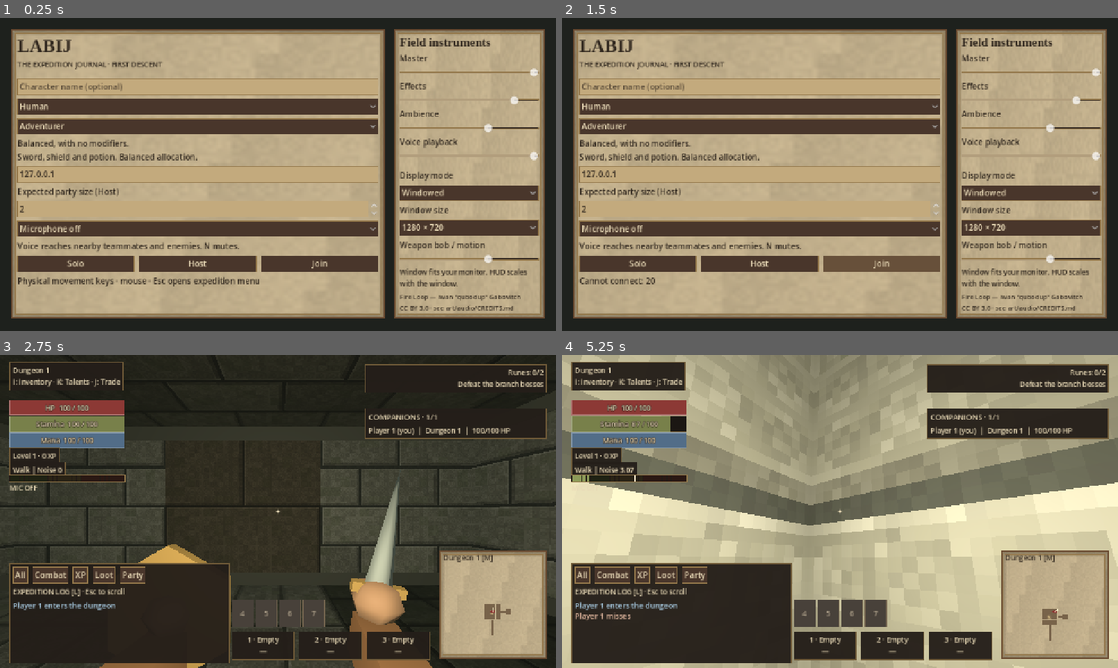
Above: before the commit, frames 1-4 (two rows, left to right).
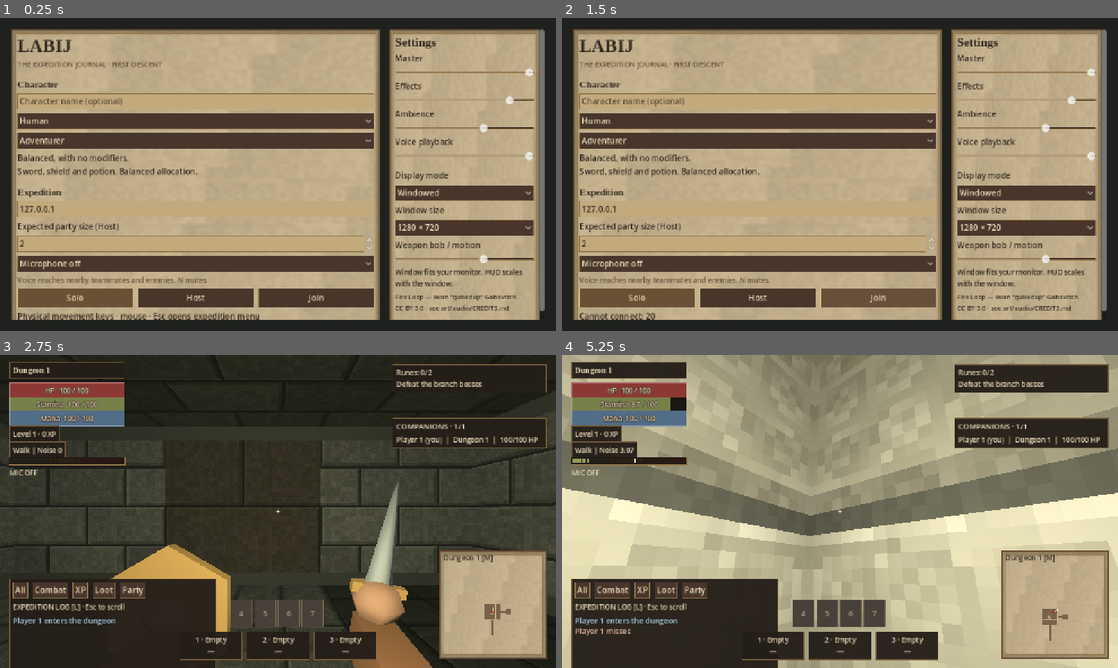
Above: after the commit, the same moments.

Repository: tdonnenfeld/LABIJ
Game: Godot game, scene res://game/main.tscn
Two runs of this game, one before a commit and one after it. Both use one fixed random seed, a clock stepped at 60 frames per second and the inputs below. Sound files missing from this copy of the repository are replaced by a short silence.
Inputs (mouse positions are in pixels of both pictures, inside the frame that each line leads up to):
- Up to frame 1 (0.25 s): no input
- Up to frame 2 (1.5 s): click "Host" at 0.5 s; click "Join" at 1.25 s
- Up to frame 3 (2.75 s): click "Solo" at 2 s
- Up to frame 4 (5.25 s): click "All" at 2.75 s; tap Enter at 3.5 s; move the mouse to (867, 511) at 3.52 s; hold Shift 3.53-4.28 s; hold W from 3.53 s (still down); click (867, 511) at 3.67 s; move the mouse to (812, 511) at 4.27 s; tap 0 at 4.35 s; move the mouse to (851, 505) at 5.02 s; hold Alt from 5.03 s (still down)

The runs differ from the first frame. In frame 1, 27% of the frame differs, in the area x 2-98%, y 3-97%; in frame 2, 28%; in frame 3, 14%; in frame 4, 28%, in the area x 0-100%, y 0-100%.

Commit message:
Separate contextual prompts from status, align HUD zones and clarify menu hierarchy

Diff:
--- a/game/main.gd
+++ b/game/main.gd
@@ -96,6 +96,7 @@
 var actors: Dictionary = {}
 var world: Node3D
 var hud: Label
+var interaction_prompt: Label
 var hp_bar: ProgressBar
 var stamina_bar: ProgressBar
 var crosshair: Label
@@ -154,12 +155,26 @@
 		layer.theme = Parchment.build(false)
 		hud = Label.new()
 		hud.position = Vector2(16, 12)
-		Parchment.plate(hud, 12)
+		hud.size = Vector2(200, 28)
+		hud.text_overrun_behavior = TextServer.OVERRUN_TRIM_ELLIPSIS
+		Parchment.plate(hud, 14)
+		Parchment.heading(hud, 14)
 		layer.add_child(hud)
 		hud.hide()
-		hp_bar = make_bar(layer, Vector2(16, 78), Parchment.HP, "HP")
-		stamina_bar = make_bar(layer, Vector2(16, 106), Parchment.STAMINA, "Stamina")
-		mana_bar = make_bar(layer, Vector2(16, 134), Parchment.MANA, "Mana")
+		interaction_prompt = Label.new()
+		layer.add_child(interaction_prompt)
+		interaction_prompt.set_anchors_and_offsets_preset(Control.PRESET_CENTER)
+		interaction_prompt.offset_left = -205
+		interaction_prompt.offset_right = 205
+		interaction_prompt.offset_top = 40
+		interaction_prompt.offset_bottom = 76
+		interaction_prompt.horizontal_alignment = HORIZONTAL_ALIGNMENT_CENTER
+		interaction_prompt.autowrap_mode = TextServer.AUTOWRAP_WORD_SMART
+		Parchment.plate(interaction_prompt, 14)
+		interaction_prompt.hide()
+		hp_bar = make_bar(layer, Vector2(16, 48), Parchment.HP, "HP")
+		stamina_bar = make_bar(layer, Vector2(16, 72), Parchment.STAMINA, "Stamina")
+		mana_bar = make_bar(layer, Vector2(16, 96), Parchment.MANA, "Mana")
 		damage_flash = ColorRect.new()
 		damage_flash.color = Color(0.8, 0.05, 0.05, 0)
 		damage_flash.mouse_filter = Control.MOUSE_FILTER_IGNORE
@@ -175,6 +190,7 @@
 		layer.add_child(inventory_ui)
 		inventory_ui.set_anchors_and_offsets_preset(Control.PRESET_CENTER)
 		inventory_ui.offset_left = -450
+		inventory_ui.z_index = 20
 		inventory_ui.offset_right = 450
 		inventory_ui.offset_top = -245
 		inventory_ui.offset_bottom = 245
@@ -186,6 +202,7 @@
 		layer.add_child(skills_ui)
 		skills_ui.set_anchors_and_offsets_preset(Control.PRESET_FULL_RECT)
 		skills_ui.offset_left = 20
+		skills_ui.z_index = 20
 		skills_ui.offset_top = 20
 		skills_ui.offset_right = -20
 		skills_ui.offset_bottom = -20
@@ -194,16 +211,17 @@
 		skills_ui.talent_action.connect(_talent_action)
 		skills_ui.equip_item.connect(_grimoire_equip)
 		xp_label = Label.new()
-		xp_label.position = Vector2(16, 160)
+		xp_label.position = Vector2(16, 122)
 		Parchment.plate(xp_label, 12)
 		layer.add_child(xp_label)
 		xp_label.hide()
 		objective_label = Label.new()
-		objective_label.horizontal_alignment = HORIZONTAL_ALIGNMENT_RIGHT
+		objective_label.horizontal_alignment = HORIZONTAL_ALIGNMENT_LEFT
+		objective_label.autowrap_mode = TextServer.AUTOWRAP_WORD_SMART
 		Parchment.plate(objective_label, 12)
 		layer.add_child(objective_label)
 		objective_label.set_anchors_and_offsets_preset(Control.PRESET_TOP_RIGHT)
-		objective_label.offset_left = -330
+		objective_label.offset_left = -282
 		objective_label.offset_right = -16
 		objective_label.offset_top = 16
 		objective_label.hide()
@@ -211,28 +229,28 @@
 		layer.add_child(log_panel)
 		log_panel.set_anchors_and_offsets_preset(Control.PRESET_BOTTOM_LEFT)
 		log_panel.offset_left = 16
-		log_panel.offset_top = -180
+		log_panel.offset_top = -154
 		log_panel.offset_bottom = -16
-		log_panel.offset_right = 396
+		log_panel.offset_right = 284
 		log_panel.hide()
 		party_panel = PartyPanel.new()
 		layer.add_child(party_panel)
 		party_panel.set_anchors_and_offsets_preset(Control.PRESET_TOP_RIGHT)
-		party_panel.offset_left = -330
+		party_panel.offset_left = -282
 		party_panel.offset_right = -16
-		party_panel.offset_top = 92
+		party_panel.offset_top = 108
 		party_panel.hide()
 		action_bar = HBoxContainer.new()
 		action_bar.mouse_filter = Control.MOUSE_FILTER_IGNORE
 		layer.add_child(action_bar)
 		action_bar.set_anchors_and_offsets_preset(Control.PRESET_CENTER_BOTTOM)
-		action_bar.offset_left = -80
-		action_bar.offset_right = 262
+		action_bar.offset_left = -170
+		action_bar.offset_right = 170
 		action_bar.offset_top = -64
 		action_bar.offset_bottom = -12
 		for i in range(3):
 			var slot := Label.new()
-			slot.custom_minimum_size = Vector2(108, 48)
+			slot.custom_minimum_size = Vector2(100, 48)
 			slot.size_flags_horizontal = Control.SIZE_EXPAND_FILL
 			slot.horizontal_alignment = HORIZONTAL_ALIGNMENT_CENTER
 			slot.vertical_alignment = VERTICAL_ALIGNMENT_CENTER
@@ -245,24 +263,24 @@
 		potion_belt = PotionBelt.new()
 		layer.add_child(potion_belt)
 		potion_belt.set_anchors_and_offsets_preset(Control.PRESET_CENTER_BOTTOM)
-		potion_belt.offset_left = -80
-		potion_belt.offset_right = 85
+		potion_belt.offset_left = -82
+		potion_belt.offset_right = 82
 		potion_belt.offset_top = -118
 		potion_belt.offset_bottom = -70
 		potion_belt.hide()
 		noise_label = Label.new()
-		noise_label.position = Vector2(16, 184)
+		noise_label.position = Vector2(16, 150)
 		Parchment.plate(noise_label, 12)
 		layer.add_child(noise_label)
 		noise_label.hide()
 		noise_meter = NoiseMeter.new()
 		layer.add_child(noise_meter)
-		noise_meter.position = Vector2(16, 207)
+		noise_meter.position = Vector2(16, 177)
 		noise_meter.size = Vector2(200, 12)
 		noise_meter.mouse_filter = Control.MOUSE_FILTER_IGNORE
 		noise_meter.hide()
 		voice_label = Label.new()
-		voice_label.position = Vector2(16, 221)
+		voice_label.position = Vector2(16, 195)
 		voice_label.add_theme_font_size_override("font_size", 12)
 		layer.add_child(voice_label)
 		voice_label.hide()
@@ -307,11 +325,13 @@
 		layer.add_child(trade_panel)
 		trade_panel.set_anchors_and_offsets_preset(Control.PRESET_CENTER)
 		trade_panel.offset_left = -225
+		trade_panel.z_index = 20
 		trade_panel.offset_right = 225
 		trade_panel.offset_top = -195
 		trade_panel.offset_bottom = 195
 		trade_panel.action.connect(_trade_action)
 		result_screen = CenterContainer.new()
+		result_screen.z_index = 40
 		layer.add_child(result_screen)
 		result_screen.set_anchors_and_offsets_preset(Control.PRESET_FULL_RECT)
 		var panel := PanelContainer.new()
@@ -331,6 +351,7 @@
 		result_screen.hide()
 		escape_menu = EscapeMenu.new()
 		escape_menu.settings = settings
+		escape_menu.z_index = 30
 		layer.add_child(escape_menu)
 		escape_menu.set_anchors_and_offsets_preset(Control.PRESET_FULL_RECT)
 		escape_menu.resume.connect(close_escape_menu)
@@ -406,9 +427,10 @@
 	panel.add_child(title)
 	var subtitle := Label.new()
 	subtitle.text = "THE EXPEDITION JOURNAL · FIRST DESCENT"
-	subtitle.add_theme_font_size_override("font_size", 12)
+	Parchment.secondary(subtitle)
 	panel.add_child(subtitle)
 	panel.add_child(HSeparator.new())
+	Parchment.section(panel, "Character")
 	character_name = LineEdit.new()
 	character_name.placeholder_text = "Character name (optional)"
 	character_name.max_length = 24
@@ -423,13 +445,16 @@
 	panel.add_child(background_selector)
 	profile_details = Label.new()
 	profile_details.autowrap_mode = TextServer.AUTOWRAP_WORD_SMART
-	profile_details.custom_minimum_size.x = 420
+	profile_details.custom_minimum_size.x = 360
 	panel.add_child(profile_details)
 	species_selector.item_selected.connect(func(_index): refresh_profile_details())
 	background_selector.item_selected.connect(func(_index): refresh_profile_details())
 	refresh_profile_details()
+	panel.add_child(HSeparator.new())
+	Parchment.section(panel, "Expedition")
 	address = LineEdit.new()
 	address.text = "127.0.0.1"
+	address.placeholder_text = "Host address"
 	panel.add_child(address)
 	var party_label := Label.new()
 	party_label.text = "Expected party size (Host)"
@@ -445,12 +470,15 @@
 	panel.add_child(voice_selector)
 	var voice_hint := Label.new()
 	voice_hint.text = "Voice reaches nearby teammates and enemies. N mutes."
+	Parchment.secondary(voice_hint)
 	panel.add_child(voice_hint)
 	var choices := HBoxContainer.new()
 	panel.add_child(choices)
 	for entry in [["Solo", _solo], ["Host", _host], ["Join", _join]]:
 		var button := Button.new()
 		button.text = entry[0]
+		if entry[0] == "Solo":
+			Parchment.primary(button)
 		button.pressed.connect(entry[1])
 		button.size_flags_horizontal = Control.SIZE_EXPAND_FILL
 		choices.add_child(button)
@@ -461,6 +489,7 @@
 	cancel_join_button.hide()
 	status = Label.new()
 	status.text = "Physical movement keys · mouse · Esc opens expedition menu"
+	status.autowrap_mode = TextServer.AUTOWRAP_WORD_SMART
 	panel.add_child(status)
 	var right_page := PanelContainer.new()
 	right_page.custom_minimum_size.x = 260
@@ -468,7 +497,7 @@
 	var audio_panel := VBoxContainer.new()
 	right_page.add_child(audio_panel)
 	var audio_title := Label.new()
-	audio_title.text = "Field instruments"
+	audio_title.text = "Settings"
 	Parchment.heading(audio_title, 21)
 	audio_panel.add_child(audio_title)
 	for entry in [["Master", "Master", 1.0], ["Effects", AudioMix.EFFECTS, 0.85], ["Ambience", AudioMix.AMBIENCE, 0.65], ["Voice playback", AudioMix.VOICE, 1.0]]:
@@ -532,6 +561,7 @@
 		Input.mouse_mode = Input.MOUSE_MODE_CAPTURED
 		if hud:
 			hud.show()
+			interaction_prompt.hide()
 			hp_bar.show()
 			stamina_bar.show()
 			mana_bar.show()
@@ -628,6 +658,7 @@
 	received_tick = -1
 	if hud:
 		hud.hide()
+		interaction_prompt.hide()
 		hp_bar.hide()
 		stamina_bar.hide()
 		mana_bar.hide()
@@ -1073,37 +1104,32 @@
 		if hud:
 			var route: Dictionary = world.route_at(local.floor_id, local.position)
 			hud.text = World.Routes.NAMES[local.floor_id]
-			if not route.is_empty() and local.health > 0:
-				hud.text += "  |  " + ("" if route.get("locked", false) else settings.label("interact") + ": ") + route.label
-			if world.secret_near(local):
-				hud.text += "  |  %s: Inspect loose masonry" % settings.label("interact")
-			var hint: String = world.objective_hint(local, local_id)
-			if local.selected_spell != "":
-				hint += "\nSpell: %s · LMB cast · 0 weapon" % local.selected_spell.capitalize()
-			elif local.bow_drawing:
-				hint += "\nDraw: %d%%" % roundi(local.bow_charge * 100.0)
-			if hint != "":
-				hud.text += "  |  " + hint.replace("E:", settings.label("interact") + ":").replace("G:", settings.label("drop_jewel") + ":")
-			update_objective_hud(local_id)
-			if local.health <= 0:
-				hud.text += "\nParty defeated"
-			else:
-				hud.text += "\n%s: Inventory · %s: Talents · %s: Trade" % [settings.label("inventory"), settings.label("talents"), settings.label("trade")]
-				if trade_panel.session.get("incoming", false):
-					hud.text += "  ·  Trade invitation!"
-				if Catalog.get_item(local.inventory.weapon).projectile_speed > 0:
-					hud.text += "  ·  Arrows: %d" % local.inventory.count("arrows")
-				var aggro := 0
-				for mob in world.monsters.values():
-					if mob.health > 0 and mob.floor == local.floor_id and mob.target == local_id:
-						aggro += 1
-				if aggro > 0:
-					hud.text += " | Aggro: %d" % aggro
+			var hints: PackedStringArray = []
+			if local.health > 0:
+				if not route.is_empty():
+					hints.append(("" if route.get("locked", false) else settings.label("interact") + ": ") + route.label)
+				if world.secret_near(local):
+					hints.append("%s: Inspect loose masonry" % settings.label("interact"))
+				var hint: String = world.objective_hint(local, local_id)
+				if not hint.is_empty():
+					hints.append(hint.replace("E:", settings.label("interact") + ":").replace("G:", settings.label("drop_jewel") + ":"))
 				var drop_id: int = world.loot.nearest(local)
 				if drop_id != 0:
-					hud.text += "\n%s: Pick up " % settings.label("pickup") + Catalog.get_item(world.loot.drops[drop_id].item).title
-					if world.loot.drops[drop_id].amount > 1:
-						hud.text += " ×%d" % world.loot.drops[drop_id].amount
+					var drop = world.loot.drops[drop_id]
+					hints.append("%s: Pick up %s%s" % [settings.label("pickup"), Catalog.get_item(drop.item).title, " ×%d" % drop.amount if drop.amount > 1 else ""])
+				if local.selected_spell != "":
+					hints.append("%s · LMB cast · 0 weapon" % local.selected_spell.capitalize())
+				elif local.bow_drawing:
+					hints.append("Draw: %d%%" % roundi(local.bow_charge * 100.0))
+				if Catalog.get_item(local.inventory.weapon).projectile_speed > 0:
+					hints.append("Arrows: %d" % local.inventory.count("arrows"))
+				if trade_panel.session.get("incoming", false):
+					hints.append("%s: Trade invitation" % settings.label("trade"))
+			else:
+				hints.append("Downed")
+			interaction_prompt.text = "\n".join(hints)
+			interaction_prompt.visible = not hints.is_empty() and not inventory_ui.visible and not skills_ui.visible and not trade_panel.visible and not escape_menu.visible
+			update_objective_hud(local_id)
 
 @rpc("any_peer", "call_remote", "unreliable_ordered")
 func submit_input(move: Vector2, angle: float, block: bool, sprint: bool, quiet: bool, vertical: float = 0.0) -> void:
